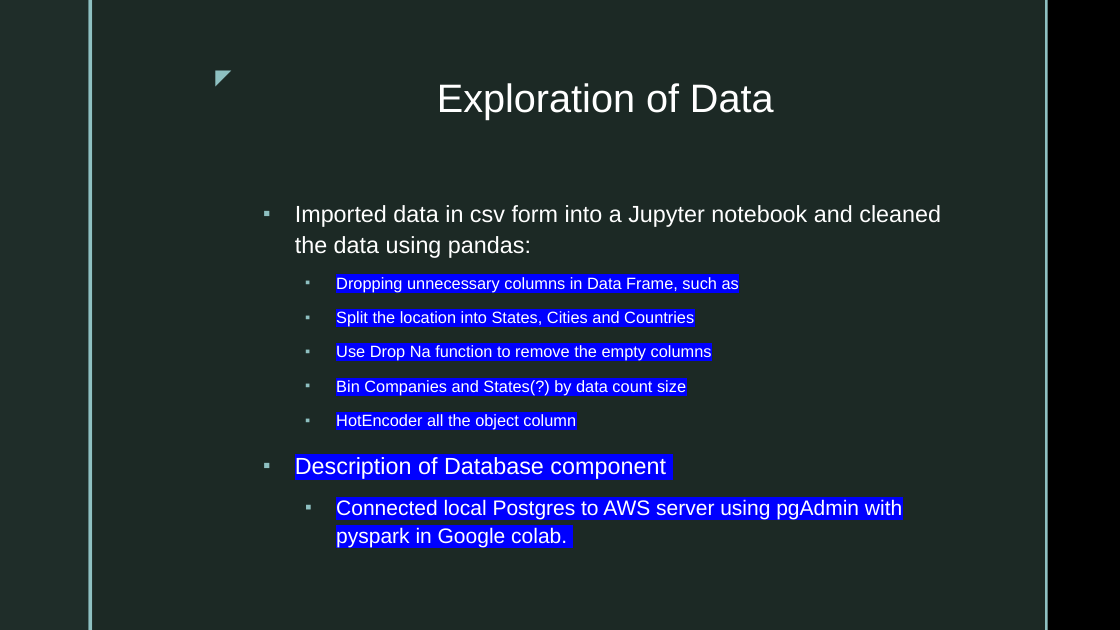
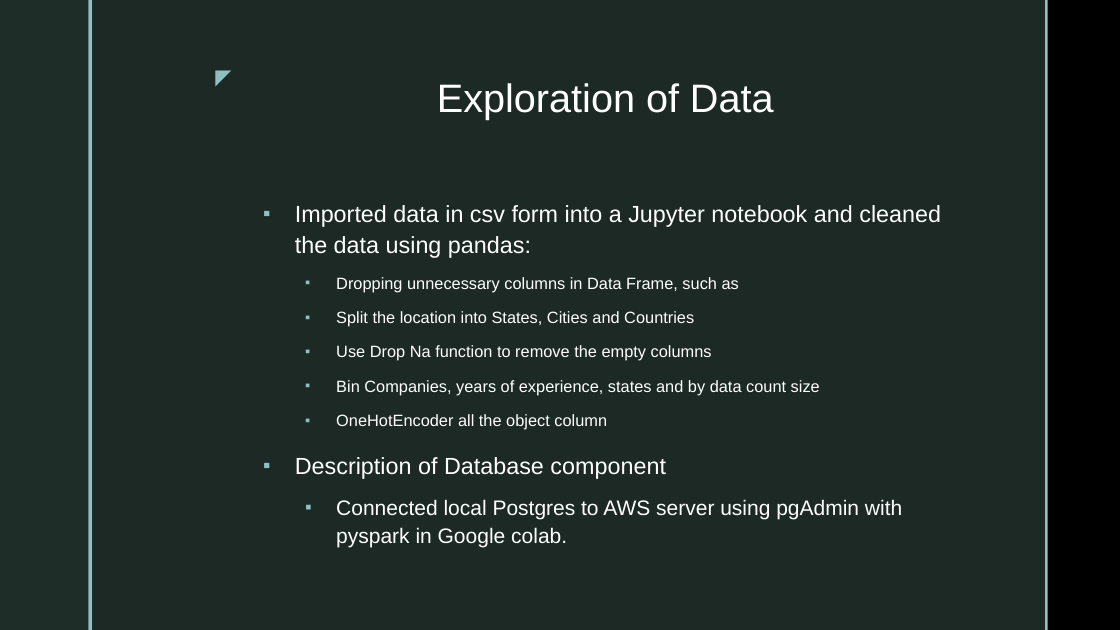
Before and after one commit to Sirius0531/final_project, a slide deck: slide 4 of 2nd Segment Project Deliverable/Deliverable2_Storyboard.pptx. Drawn at 1120x630 pixels with LibreOffice and Linux fonts; fonts in the diff are those of the drawing; background and template pictures are left out. Boxes give left, top, right and bottom in pixels: in the first picture for what was removed or moved away, otherwise in the second. Text is boxed around its words. In the diff, an @@ line names an element or a change of style, - is before the commit and + after.

```diff
--- a/2nd Segment Project Deliverable/Deliverable2_Storyboard.pptx
+++ b/2nd Segment Project Deliverable/Deliverable2_Storyboard.pptx
@@ text at [295, 277, 902, 548]: highlight #0000FF to none in "Dropping unnecessary columns in Data Frame, such ...", "Split the location into States, Cities and ...", "Use Drop Na function to remove the ...", "Description of Database component" and 1 more places @@
@@ text at [336, 380, 820, 430]: text changed @@
-  ▪ Bin Companies and States(?) by data count size
-  ▪ HotEncoder all the object column
+  ▪ Bin Companies, years of experience, states and by data count size
+  ▪ OneHotEncoder all the object column
```
Also in this commit, not shown: 6 other slides changed, 1 slide added, 1 slide removed.
